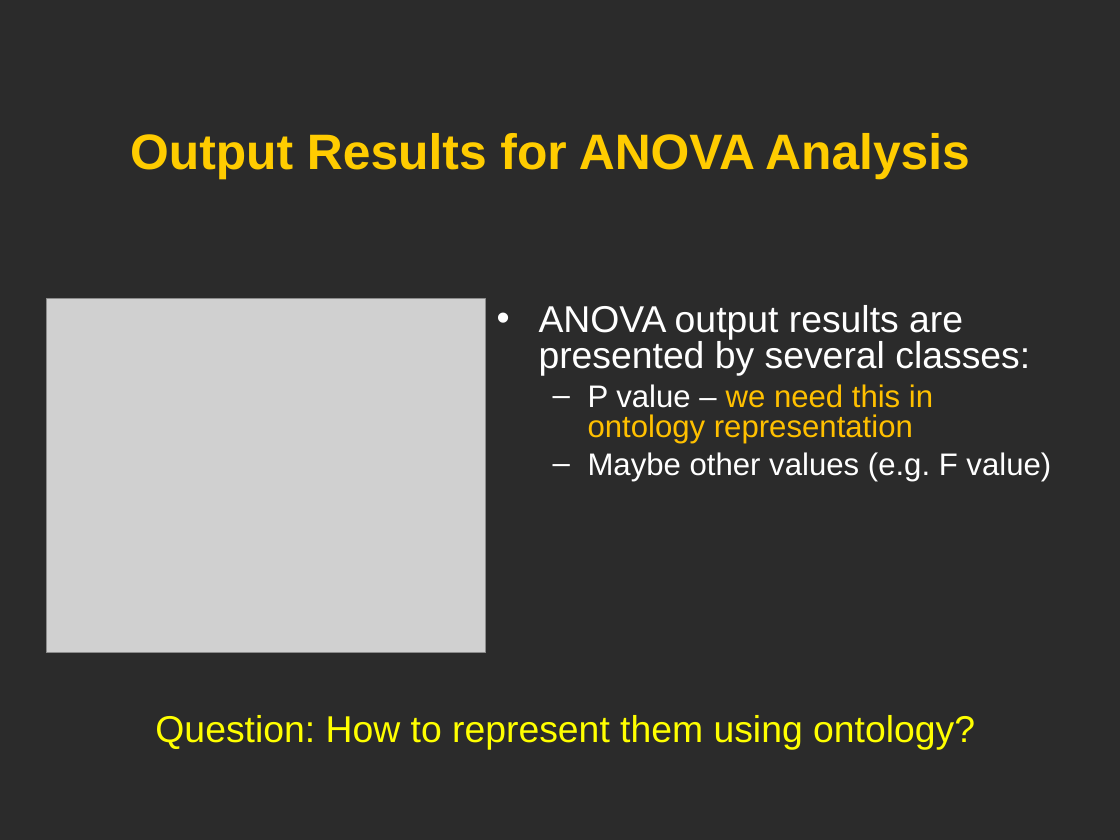
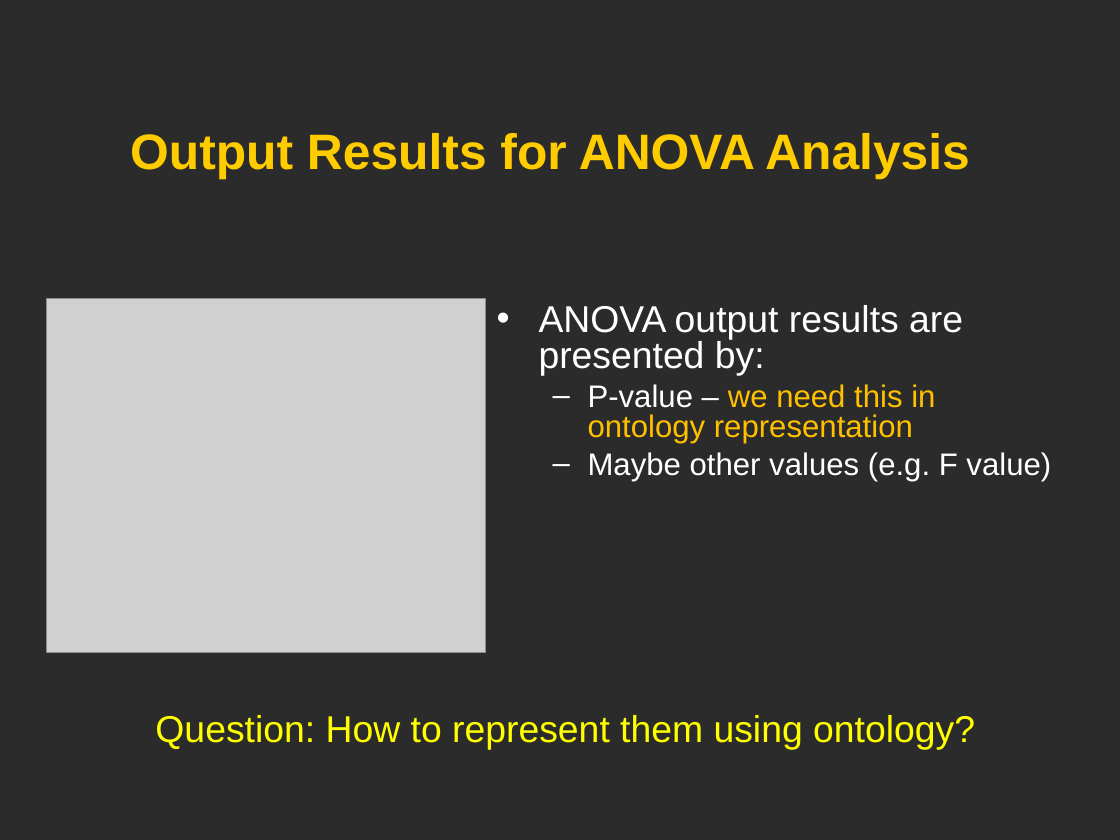
Before and after one commit to obi-ontology/obi-legacy-svn, a slide deck: slide 23 of trunk/docs/developer/use cases/Vaccine_usercase_Vancouver2010.ppt. Drawn at 1120x840 pixels with LibreOffice and Linux fonts; fonts in the diff are those of the drawing; grey boxes stand for pictures; background and template pictures are left out; a plain dark background stands for a picture behind light text. Boxes give left, top, right and bottom in pixels: in the first picture for what was removed or moved away, otherwise in the second. Text is boxed around its words. In the diff, an @@ line names an element or a change of style, - is before the commit and + after.

```diff
--- a/trunk/docs/developer/use cases/Vaccine_usercase_Vancouver2010.ppt
+++ b/trunk/docs/developer/use cases/Vaccine_usercase_Vancouver2010.ppt
@@ text at bbox=[539, 305, 963, 443]: text changed; size 24 to 20 pt @@
-• ANOVA output results are presented by several classes:
-  – P value – we need this in ontology representation
+• ANOVA output results are presented by:
+  – P-value – we need this in ontology representation
```
Also in this commit, not shown: 8 other slides changed.
